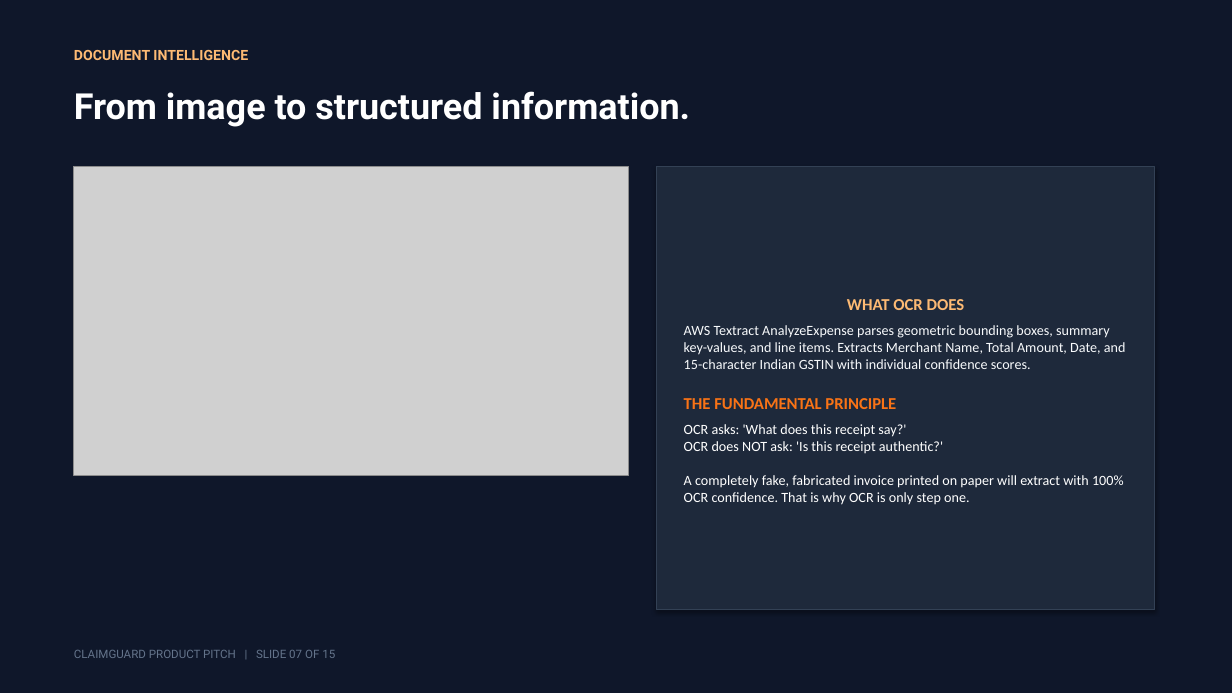
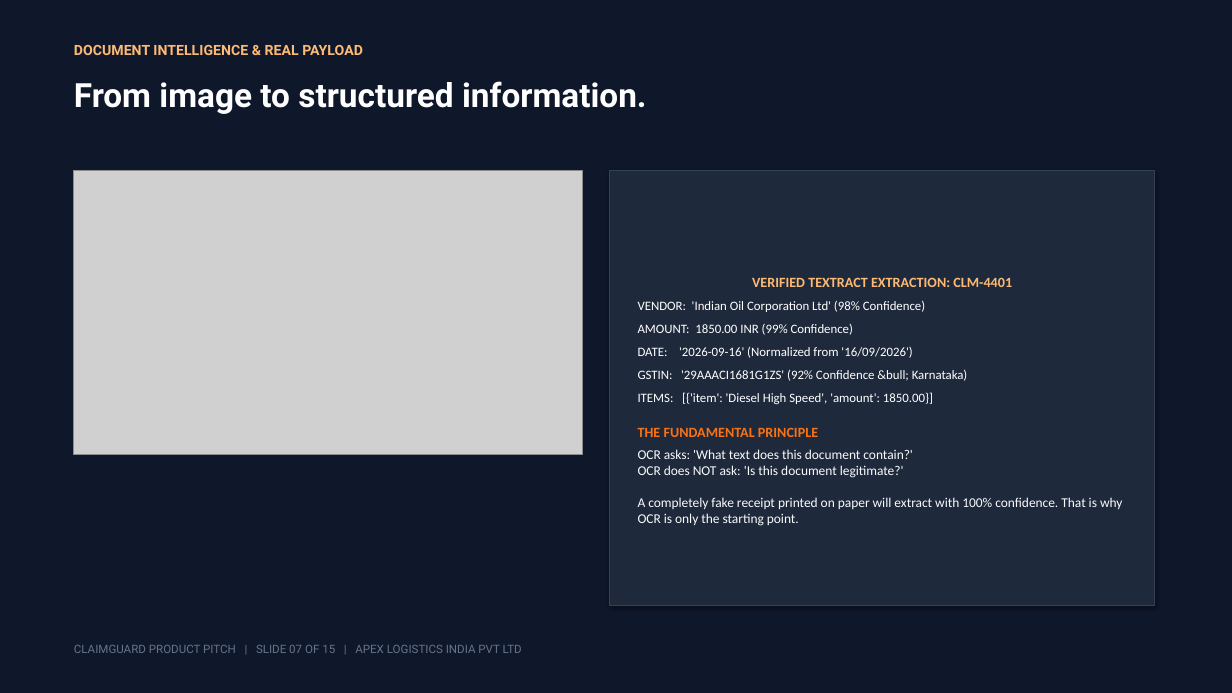
Before and after one commit to sgk18/Claim_guard, a slide deck: slide 7 of ClaimGuard_Product_Pitch.pptx. Drawn at 1232x693 pixels with LibreOffice and Linux fonts; fonts in the diff are those of the drawing; grey boxes stand for pictures. Boxes give left, top, right and bottom in pixels: in the first picture for what was removed or moved away, otherwise in the second. Text is boxed around its words. In the diff, an @@ line names an element or a change of style, - is before the commit and + after.

Commit message:
feat: add HTML product pitch presentation and PPTX generation script

```diff
--- a/ClaimGuard_Product_Pitch.pptx
+++ b/ClaimGuard_Product_Pitch.pptx
@@ text at box(74, 45, 363, 55): text changed @@
-DOCUMENT INTELLIGENCE
+DOCUMENT INTELLIGENCE & REAL PAYLOAD
@@ text "From image to structured information.": place and size @@
-text "From image to structured information." at box(74, 91, 690, 127)
+text "From image to structured information." at box(74, 81, 647, 114)
@@ text "From image to structured information." at box(74, 81, 647, 114): size 28 to 26 pt @@
@@ picture: place and size @@
-picture at box(74, 166, 628, 476)
+picture at box(74, 171, 582, 455)
@@ rectangle "VERIFIED TEXTRACT EXTRACTION: CLM-4401": place and size @@
-rectangle "VERIFIED TEXTRACT EXTRACTION: CLM-4401" at box(656, 166, 1155, 610)
+rectangle "VERIFIED TEXTRACT EXTRACTION: CLM-4401" at box(610, 171, 1155, 605)
@@ text in rectangle at box(638, 277, 1012, 404): text changed; size 11 to 10 pt; text colour #F8FAFC to #FFFFFF @@
-WHAT OCR DOES
-AWS Textract AnalyzeExpense parses geometric bounding boxes, summary key-values, and line items. Extracts Merchant Name, Total Amount, Date, and 15-character Indian GSTIN with individual confidence scores.
+VERIFIED TEXTRACT EXTRACTION: CLM-4401
+VENDOR: 'Indian Oil Corporation Ltd' (98% Confidence)
+AMOUNT: 1850.00 INR (99% Confidence)
+DATE: '2026-09-16' (Normalized from '16/09/2026')
+GSTIN: '29AAACI1681G1ZS' (92% Confidence &bull; Karnataka)
+ITEMS: [{'item': 'Diesel High Speed', 'amount': 1850.00}]
@@ text in rectangle at box(638, 449, 1122, 526): text changed; size 11 to 10.5 pt; text colour #FFFFFF to #F8FAFC @@
-OCR asks: 'What does this receipt say?'
-OCR does NOT ask: 'Is this receipt authentic?'
-A completely fake, fabricated invoice printed on paper will extract with 100% OCR confidence. That is why OCR is only step one.
+OCR asks: 'What text does this document contain?'
+OCR does NOT ask: 'Is this document legitimate?'
+A completely fake receipt printed on paper will extract with 100% confidence. That is why OCR is only the starting point.
@@ text in rectangle at box(638, 427, 818, 437): size 13 to 11 pt in "THE FUNDAMENTAL PRINCIPLE"; less space between paragraphs @@
@@ text at box(74, 645, 522, 653): text changed @@
-CLAIMGUARD PRODUCT PITCH | SLIDE 07 OF 15
+CLAIMGUARD PRODUCT PITCH | SLIDE 07 OF 15 | APEX LOGISTICS INDIA PVT LTD
```
Also in this commit, not shown: 14 other slides changed, 2 other files.
